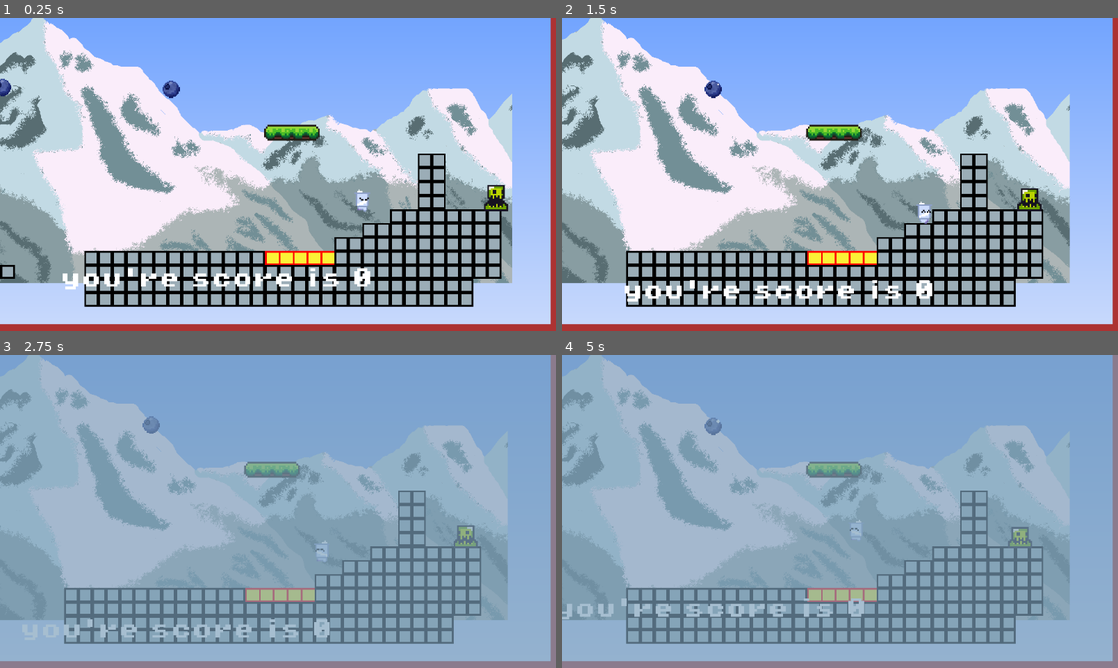
Above: before the commit, frames 1-4 (two rows, left to right).
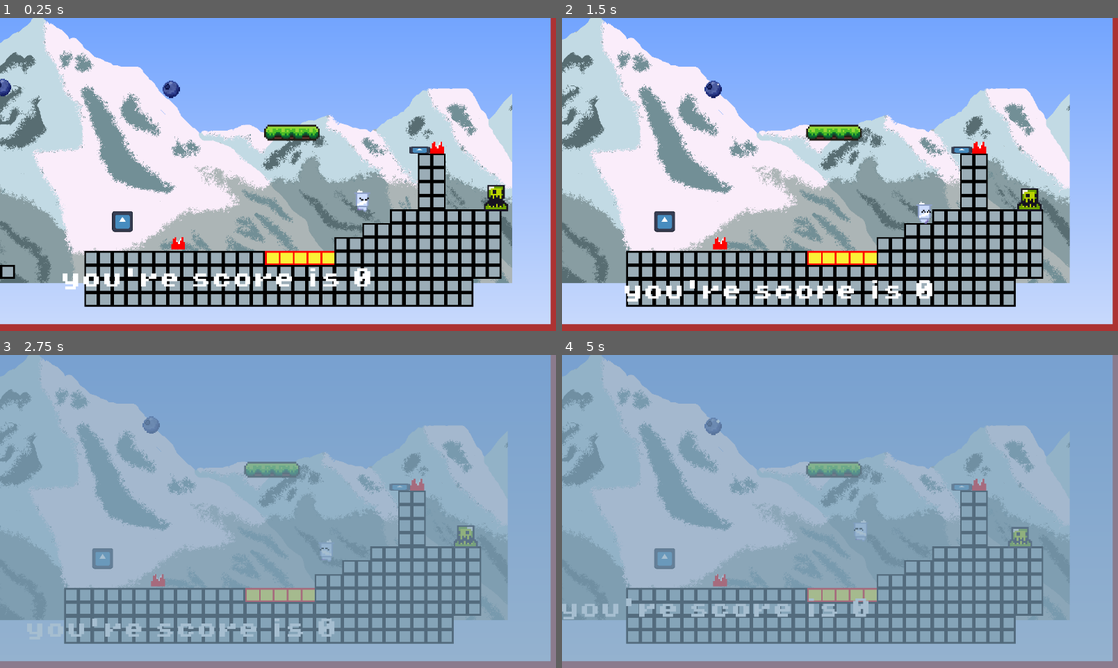
Above: after the commit, the same moments.

Repository: KingKiwiThe3rd/Priff-My-Beloved
Game: Godot game, scene res://scenes/game.tscn
Same seed, same stepped clock (60 frames per second), same inputs: the game is played once before the commit and once after it. The engine's default icon, where the game draws it, is replaced by a stand-in: a white triangle on a blue panel in a dark square.
Inputs:
- Up to frame 1 (0.25 s): no input
- Up to frame 2 (1.5 s): hold Right (Move Right) from 0.53 s (still down); tap Shift (Dash) at 0.6 s; tap Space (Jump) at 0.77 s; tap Down (Fast fall) at 1.35 s
- Up to frame 3 (2.75 s): tap Space (Jump) at 1.52 s; release Right (Move Right) at 2.03 s; hold A (Move Left) from 2.03 s (still down); tap F (time_slow) at 2.1 s
- Up to frame 4 (5 s): release A (Move Left) at 2.78 s; hold Right (Move Right) 2.78-4.28 s; tap Shift (Dash) at 2.85 s; tap Space (Jump) at 3.02, 3.77, 4.52 s; hold Down (Fast fall) 3.53-4.28 s; hold A (Move Left) from 4.28 s (still down); tap F (time_slow) at 4.35 s

The runs differ from the first frame. In frame 1, 0.5% of the frame differs, in the area x 20-80%, y 39-74%; in frame 2, 0.5%; in frame 3, 1.7%; in frame 4, 1.8%, in the area x 0-77%, y 39-85%.

Commit message:
added spikes, springs, and an unfinished signs that ill hopfully finish soon:

Diff:
--- a/project.godot
+++ b/project.godot
@@ -58,9 +58,15 @@
 "events": [Object(InputEventKey,"resource_local_to_scene":false,"resource_name":"","device":-1,"window_id":0,"alt_press …(195 unchanged characters)…
 ]
 }
+Interact={
+"deadzone": 0.2,
+"events": [Object(InputEventKey,"resource_local_to_scene":false,"resource_name":"","device":-1,"window_id":0,"alt_pressed":false,"shift_pressed":false,"ctrl_pressed":false,"meta_pressed":false,"pressed":false,"keycode":0,"physical_keycode":69,"key_label":0,"unicode":101,"location":0,"echo":false,"script":null)
+]
+}
 
 [layer_names]
 
+2d_render/layer_1="Hazard"
 2d_physics/layer_1="Hazard"
 2d_physics/layer_2="Player"
 
--- a/scenes/coin.tscn
+++ b/scenes/coin.tscn
@@ -99,6 +99,7 @@
 radius = 5.0
 
 [node name="coin" type="Area2D"]
+collision_layer = 5
 collision_mask = 2
 script = ExtResource("1_sa8ke")
 
--- a/scenes/game.tscn
+++ b/scenes/game.tscn
@@ -1,28 +1,31 @@
-[gd_scene load_steps=37 format=3 uid="uid://borctkti25q41"]
+[gd_scene load_steps=44 format=3 uid="uid://borctkti25q41"]
 
 [ext_resource type="Script" uid="uid://dy8wxd8afqldj" path="res://scripts/room_1.gd" id="1_264po"]
 [ext_resource type="PackedScene" uid="uid://bowmp2irv84q6" path="res://scenes/priff.tscn" id="1_pqc4m"]
 [ext_resource type="Script" uid="uid://cl888tpmf610n" path="res://scripts/priff.gd" id="2_vn441"]
-[ext_resource type="Texture2D" uid="uid://clpx4sr170olx" path="res://assets/sprites/world_tileset.png" id="3_5h83q"]
-[ext_resource type="Texture2D" uid="uid://cdb2j1r1d1j7h" path="res://assets/sprites/ap6igho8.png" id="3_i75mv"]
+[ext_resource type="Texture2D" uid="uid://bssoykq6ivdx7" path="res://assets/sprites/world_tileset.png" id="3_5h83q"]
+[ext_resource type="Texture2D" uid="uid://b5g67v11hkst5" path="res://assets/sprites/ap6igho8.png" id="3_i75mv"]
 [ext_resource type="Script" uid="uid://dnb3hvg883nlu" path="res://scripts/camera_2d.gd" id="3_kvuet"]
 [ext_resource type="PackedScene" uid="uid://qcob8sd6dwbd" path="res://scenes/gplatform.tscn" id="4_7u5vg"]
 [ext_resource type="PackedScene" uid="uid://8u1td8yku887" path="res://scenes/coin.tscn" id="5_awnxt"]
 [ext_resource type="PackedScene" uid="uid://bl7seeri7bbgm" path="res://scenes/slime.tscn" id="6_cicc7"]
-[ext_resource type="Texture2D" uid="uid://qa15kfelwqs" path="res://assets/sprites/snow_shrubbery.png" id="6_kvuet"]
+[ext_resource type="Texture2D" uid="uid://cp7icgip26ctk" path="res://assets/sprites/snow_shrubbery.png" id="6_kvuet"]
 [ext_resource type="PackedScene" uid="uid://xxt3xkunx0u3" path="res://scenes/kill_zone.tscn" id="6_tg8no"]
-[ext_resource type="Texture2D" uid="uid://bnjrwic8w3h1x" path="res://assets/sprites/4GrapPixels.png" id="8_1kice"]
-[ext_resource type="Texture2D" uid="uid://cdsxhfa4rbjfk" path="res://assets/sprites/templateSpritesheet.png" id="8_37s47"]
-[ext_resource type="Texture2D" uid="uid://cooym0hdly7yn" path="res://assets/sprites/spikesPlaceholder.png" id="9_bt5mj"]
+[ext_resource type="Texture2D" uid="uid://dqlnbwldu7u4e" path="res://assets/sprites/4GrapPixels.png" id="8_1kice"]
+[ext_resource type="Texture2D" uid="uid://cxt54ugxgcpnn" path="res://assets/sprites/templateSpritesheet.png" id="8_37s47"]
+[ext_resource type="Texture2D" uid="uid://dfnxdpwkv5hwn" path="res://assets/sprites/spikesPlaceholder.png" id="9_bt5mj"]
 [ext_resource type="PackedScene" uid="uid://nljcjg4c58wi" path="res://scenes/area_2d.tscn" id="9_l3ayf"]
-[ext_resource type="Script" path="res://scenes/tile_map.gd" id="10_bt5mj"]
-[ext_resource type="FontFile" uid="uid://chkxvd7018x7h" path="res://assets/fonts/PixelOperator8-Bold.ttf" id="11_k52hj"]
+[ext_resource type="Script" uid="uid://gsvxyjvn3u5g" path="res://scripts/tile_map.gd" id="10_bt5mj"]
+[ext_resource type="FontFile" uid="uid://b8i13b3yqmoai" path="res://assets/fonts/PixelOperator8-Bold.ttf" id="11_k52hj"]
 [ext_resource type="PackedScene" uid="uid://yq1qck1v0qgy" path="res://scenes/checkpoint.tscn" id="11_kvpfn"]
 [ext_resource type="Script" uid="uid://c32lh3n1uqtvo" path="res://scripts/parallax_background.gd" id="14_ir15t"]
 [ext_resource type="Script" uid="uid://dnr7prkodw8w0" path="res://scripts/shittyMountains.gd" id="15_ca42v"]
-[ext_resource type="Texture2D" uid="uid://kxwblpsnjxsg" path="res://assets/sprites/simple_sky.png" id="16_ca42v"]
+[ext_resource type="Texture2D" uid="uid://waadrh4afd6n" path="res://assets/sprites/simple_sky.png" id="16_ca42v"]
 [ext_resource type="Script" uid="uid://boy8sa4ofhfdb" path="res://scripts/parallax_layer_2.gd" id="17_ssvqc"]
-[ext_resource type="Texture2D" uid="uid://dvbnrxdbq5ga7" path="res://assets/sprites/snowy_mountains.png" id="18_ssvqc"]
+[ext_resource type="Texture2D" uid="uid://d1qrjb53jq0l6" path="res://assets/sprites/snowy_mountains.png" id="18_ssvqc"]
+[ext_resource type="PackedScene" uid="uid://cfm5ymtjvp8wm" path="res://scenes/spike.tscn" id="24_e1j6l"]
+[ext_resource type="PackedScene" uid="uid://c5t56j1xjtmmd" path="res://scenes/spring.tscn" id="25_pl11u"]
+[ext_resource type="PackedScene" uid="uid://bujkn1p61kjea" path="res://scenes/sign.tscn" id="26_bhx41"]
 
 [sub_resource type="RectangleShape2D" id="RectangleShape2D_1kice"]
 size = Vector2(800, 600)
@@ -352,7 +355,7 @@
 texture = ExtResource("9_bt5mj")
 texture_region_size = Vector2i(8, 8)
 0:0/0 = 0
-0:0/0/physics_layer_0/polygon_0/points = PackedVector2Array(-1.82746, -2.94424, 0.507627, 1.01526, 2.43661, -3.04577, 4, 4, -4, 4)
+0:0/0/physics_layer_0/polygon_0/points = PackedVector2Array(-4, -4, 4, -4, 4, 4, -4, 4)
 
 [sub_resource type="TileSetAtlasSource" id="TileSetAtlasSource_5newe"]
 texture = ExtResource("8_1kice")
@@ -368,8 +371,8 @@
 
 [sub_resource type="TileSet" id="TileSet_em46e"]
 tile_size = Vector2i(8, 8)
-physics_layer_0/collision_layer = 1
-physics_layer_0/collision_mask = 2
+physics_layer_0/collision_layer = 5
+physics_layer_0/collision_mask = 0
 sources/1 = SubResource("TileSetAtlasSource_quh18")
 sources/0 = SubResource("TileSetAtlasSource_5sh4k")
 sources/2 = SubResource("TileSetAtlasSource_trtic")
@@ -435,6 +438,45 @@
 &"movelong": SubResource("Animation_8bdgx")
 }
 
+[sub_resource type="Animation" id="Animation_pl11u"]
+resource_name = "up and down"
+loop_mode = 2
+tracks/0/type = "value"
+tracks/0/imported = false
+tracks/0/enabled = true
+tracks/0/path = NodePath(".:position")
+tracks/0/interp = 1
+tracks/0/loop_wrap = true
+tracks/0/keys = {
+"times": PackedFloat32Array(0, 0.98),
+"transitions": PackedFloat32Array(1, 1),
+"update": 0,
+"values": [Vector2(-333, -16), Vector2(-333, 63)]
+}
+
+[sub_resource type="Animation" id="Animation_bhx41"]
+length = 0.001
+tracks/0/type = "value"
+tracks/0/imported = false
+tracks/0/enabled = true
+tracks/0/path = NodePath(".:position")
+tracks/0/interp = 1
+tracks/0/loop_wrap = true
+tracks/0/keys = {
+"times": PackedFloat32Array(0),
+"transitions": PackedFloat32Array(1),
+"update": 0,
+"values": [Vector2(-333, 63)]
+}
+
+[sub_resource type="AnimationLibrary" id="AnimationLibrary_qnb83"]
+_data = {
+&"RESET": SubResource("Animation_bhx41"),
+&"up and down": SubResource("Animation_pl11u")
+}
+
+[sub_resource type="GDScript" id="GDScript_bhx41"]
+
 [node name="Game" type="Node2D"]
 
 [node name="room1" type="Area2D" parent="."]
@@ -477,14 +519,15 @@
 format = 2
 layer_0/name = "back"
 layer_1/name = "mid"
-layer_1/tile_data = PackedInt32Array(720902, 3, 1, 786438, 5 …(3683 unchanged characters)… 3163, 5, 0, 327627, 5, 0, 327628, 5, 0, 524240, 4, 0, 327629, 4, 0)
-layer_2/name = "fore"
+layer_1/tile_data = PackedInt32Array(720902, 3, 1, 786438, 5 …(3683 unchanged characters)… 3163, 5, 0, 327627, 5, 0, 327628, 5, 0, 983014, 65541, 1, 983013, 65541, 1, 983012, 65541, 1, 983011, 65541, 1, 983010, 65541, 1)
+layer_2/name = "Hazard"
+layer_3/name = "fore"
 script = ExtResource("10_bt5mj")
 
-[node name="KillZone" parent="." instance=ExtResource("6_tg8no")]
+[node name="death zone" parent="." instance=ExtResource("6_tg8no")]
 position = Vector2(168, 233)
 
-[node name="CollisionShape2D" type="CollisionShape2D" parent="KillZone"]
+[node name="CollisionShape2D" type="CollisionShape2D" parent="death zone"]
 shape = SubResource("WorldBoundaryShape2D_nb87n")
 
 [node name="coins" type="Node" parent="."]
@@ -572,6 +615,25 @@
 [node name="gplatform3" parent="platforms" instance=ExtResource("4_7u5vg")]
 position = Vector2(332, -279)
 
+[node name="gplatform4" parent="platforms" instance=ExtResource("4_7u5vg")]
+position = Vector2(-333, 63)
+
+[node name="AnimationPlayer" type="AnimationPlayer" parent="platforms/gplatform4"]
+libraries = {
+&"": SubResource("AnimationLibrary_qnb83")
+}
+autoplay = "up and down"
+
+[node name="gplatform5" parent="platforms" instance=ExtResource("4_7u5vg")]
+position = Vector2(972, -169)
+
+[node name="AnimationPlayer" type="AnimationPlayer" parent="platforms/gplatform5"]
+root_node = NodePath("../../gplatform5")
+libraries = {
+&"": SubResource("AnimationLibrary_4x5fm")
+}
+autoplay = "movelong"
+
 [node name="Checkpoints" type="Node" parent="."]
 
 [node name="Checkpoint" parent="Checkpoints" instance=ExtResource("11_kvpfn")]
@@ -585,15 +647,6 @@
 
 [node name="Checkpoint4" parent="Checkpoints" instance=ExtResource("11_kvpfn")]
 position = Vector2(-878, 22)
-
-[node name="gplatform" parent="." instance=ExtResource("4_7u5vg")]
-position = Vector2(972, -169)
-
-[node name="AnimationPlayer" type="AnimationPlayer" parent="gplatform"]
-libraries = {
-&"": SubResource("AnimationLibrary_4x5fm")
-}
-autoplay = "movelong"
 
 [node name="ExtraDashes" type="Node" parent="."]
 
@@ -653,3 +706,52 @@
 
 [node name="Sprite2D" type="Sprite2D" parent="ParallaxBackground/ParallaxLayer2"]
 texture = ExtResource("18_ssvqc")
+
+[node name="Spikes" type="Node" parent="."]
+
+[node name="Spike" parent="Spikes" instance=ExtResource("24_e1j6l")]
+position = Vector2(-401, 45)
+
+[node name="Spike2" parent="Spikes" instance=ExtResource("24_e1j6l")]
+position = Vector2(-423, 28)
+
+[node name="Spike3" parent="Spikes" instance=ExtResource("24_e1j6l")]
+position = Vector2(-15, 83)
+
+[node name="Spike4" parent="Spikes" instance=ExtResource("24_e1j6l")]
+position = Vector2(134, 28)
+
+[node name="Springs" type="Node" parent="."]
+
+[node name="Spring" parent="Springs" instance=ExtResource("25_pl11u")]
+position = Vector2(124, 30)
+
+[node name="UI" type="CanvasLayer" parent="."]
+
+[node name="PromptLabel" type="Label" parent="UI"]
+visible = false
+z_index = 2
+offset_right = 40.0
+offset_bottom = 23.0
+
+[node name="SignDialog" type="PanelContainer" parent="UI"]
+visible = false
+z_index = 2
+offset_left = -47.0
+offset_top = 11.0
+offset_right = -7.0
+offset_bottom = 69.0
+script = SubResource("GDScript_bhx41")
+
+[node name="VBoxContainer" type="VBoxContainer" parent="UI/SignDialog"]
+layout_mode = 2
+
+[node name="DialogText" type="Label" parent="UI/SignDialog/VBoxContainer"]
+layout_mode = 2
+
+[node name="CloseButton" type="Button" parent="UI/SignDialog/VBoxContainer"]
+layout_mode = 2
+text = "OK"
+
+[node name="Sign" parent="." instance=ExtResource("26_bhx41")]
+position = Vector2(-47, 71)
--- a/scenes/gplatform.tscn
+++ b/scenes/gplatform.tscn
@@ -1,11 +1,14 @@
-[gd_scene load_steps=3 format=3 uid="uid://qcob8sd6dwbd"]
+[gd_scene load_steps=4 format=3 uid="uid://qcob8sd6dwbd"]
 
-[ext_resource type="Texture2D" uid="uid://c0spnwgeuyb6r" path="res://assets/sprites/platforms.png" id="1_vt1tk"]
+[ext_resource type="Texture2D" uid="uid://biwn746b7toud" path="res://assets/sprites/platforms.png" id="1_vt1tk"]
+
+[sub_resource type="GDScript" id="GDScript_28bal"]
 
 [sub_resource type="RectangleShape2D" id="RectangleShape2D_vmlmp"]
 size = Vector2(32, 8)
 
 [node name="gplatform" type="AnimatableBody2D"]
+script = SubResource("GDScript_28bal")
 
 [node name="CollisionShape2D" type="CollisionShape2D" parent="."]
 shape = SubResource("RectangleShape2D_vmlmp")
--- /dev/null
+++ b/scenes/sign.tscn
@@ -0,0 +1,18 @@
+[gd_scene load_steps=4 format=3 uid="uid://bujkn1p61kjea"]
+
+[ext_resource type="Script" uid="uid://cywxovffr0jpk" path="res://scripts/sign.gd" id="1_kd50q"]
+[ext_resource type="Texture2D" uid="uid://clmw1mrxi32f8" path="res://icon.svg" id="1_shbub"]
+
+[sub_resource type="RectangleShape2D" id="RectangleShape2D_kd50q"]
+size = Vector2(21, 16)
+
+[node name="Sign" type="Area2D"]
+script = ExtResource("1_kd50q")
+
+[node name="Sprite2D" type="Sprite2D" parent="."]
+position = Vector2(-2.23517e-07, -1.49012e-07)
+scale = Vector2(0.09375, 0.09375)
+texture = ExtResource("1_shbub")
+
+[node name="CollisionShape2D" type="CollisionShape2D" parent="."]
+shape = SubResource("RectangleShape2D_kd50q")
--- a/scenes/slime.tscn
+++ b/scenes/slime.tscn
@@ -54,7 +54,6 @@
 
 [node name="KillZone" parent="." instance=ExtResource("2_4i345")]
 position = Vector2(0, -5)
-collision_layer = 4
 
 [node name="CollisionShape2D" type="CollisionShape2D" parent="KillZone"]
 position = Vector2(0, 5.5)
--- /dev/null
+++ b/scenes/spike.tscn
@@ -0,0 +1,16 @@
+[gd_scene load_steps=3 format=3 uid="uid://cfm5ymtjvp8wm"]
+
+[ext_resource type="Texture2D" uid="uid://dfnxdpwkv5hwn" path="res://assets/sprites/spikesPlaceholder.png" id="1_7k7bx"]
+[ext_resource type="PackedScene" uid="uid://xxt3xkunx0u3" path="res://scenes/kill_zone.tscn" id="2_tggh8"]
+
+[node name="Spike" type="Polygon2D"]
+polygon = PackedVector2Array(0, 0, 2, -3, 4, 4, -4, 4, -2, -3)
+
+[node name="Sprite2D" type="Sprite2D" parent="."]
+texture = ExtResource("1_7k7bx")
+
+[node name="KillZone" parent="." instance=ExtResource("2_tggh8")]
+position = Vector2(-1, 1)
+
+[node name="CollisionPolygon2D" type="CollisionPolygon2D" parent="KillZone"]
+polygon = PackedVector2Array(-3, 3, 0, -4, 1, 0, 3, -4, 5, -1, 5, 3)
--- /dev/null
+++ b/scenes/spring.tscn
@@ -0,0 +1,24 @@
+[gd_scene load_steps=5 format=3 uid="uid://c5t56j1xjtmmd"]
+
+[ext_resource type="Script" uid="uid://ct17sp8wa7bhs" path="res://scripts/spring.gd" id="1_6vrsj"]
+[ext_resource type="Texture2D" uid="uid://clmw1mrxi32f8" path="res://icon.svg" id="2_f6w1c"]
+
+[sub_resource type="RectangleShape2D" id="RectangleShape2D_gvkgp"]
+size = Vector2(12, 4)
+
+[sub_resource type="GDScript" id="GDScript_iudvb"]
+script/source = "extends CollisionShape2D
+"
+
+[node name="Spring" type="Area2D"]
+collision_layer = 5
+collision_mask = 3
+script = ExtResource("1_6vrsj")
+
+[node name="CollisionShape2D" type="CollisionShape2D" parent="."]
+shape = SubResource("RectangleShape2D_gvkgp")
+script = SubResource("GDScript_iudvb")
+
+[node name="Sprite2D" type="Sprite2D" parent="."]
+scale = Vector2(0.09375, 0.03125)
+texture = ExtResource("2_f6w1c")
--- a/scripts/priff.gd
+++ b/scripts/priff.gd
@@ -3,7 +3,12 @@
 @onready var animated_sprite_2d: AnimatedSprite2D = $AnimatedSprite2D
 @onready var dash_manager = $DashManager
 @onready var TSlow_overlay = get_node("../CanvasLayer/TSlowOverlay")
+@onready var tile_map: TileMap = $"../TileMap"
+const HAZARD_TILE_IDS = [4]  # the Tile ID(s) you marked as “hazard” in your TileSet
 var spawn_point : Vector2
+
+const HAZARD_LAYER_BIT = 1 << 2  # if “Hazard” is layer 2 (zero-based bit 1)
+
 
 var is_preparing_jump = false
 var is_landing = false
@@ -19,7 +24,7 @@
 const GRAVITY = 300.0
 const MAX_FALL_SPEED = 700.0
 
-const MAX_SPEED = 60.0
+const MAX_SPEED = 50.0
 const ACCELERATION = 400.0
 const DECELERATION = 500.0
 const AIR_CONTROL = 200.0
@@ -171,7 +176,7 @@
 			animated_sprite_2d.play("falling")
 
 	move_and_slide()
-	# Ensure pixel-perfect position after movement
+
 
 func set_spawn_point(new_spawn_point: Vector2):
 	print("Priff has gotten the coin")
@@ -186,6 +191,7 @@
 		if area is Area2D and area.has_method("check_player_inside"):
 			area.check_player_inside()
 
+
 func _process(delta):
 	if Input.is_action_just_pressed("time_slow") and not is_slow_motion:
 		start_slow_motion()
--- /dev/null
+++ b/scripts/sign.gd
@@ -0,0 +1,37 @@
+extends Area2D
+
+@export var message : String = "Hello, world!"
+
+var player_near := false
+
+# Cache exactly the nodes you refer to below:
+@onready var prompt      : Label          = get_node("/root/Game/UI/PromptLabel")
+@onready var dialog      : PanelContainer = get_node("/root/Game/UI/SignDialog")
+@onready var dialog_text : Label          = get_node("/root/Game/UI/SignDialog/VBoxContainer/DialogText")
+
+func _ready():
+	connect("body_entered", Callable(self, "_on_body_entered"))
+	connect("body_exited",  Callable(self, "_on_body_exited"))
+	# ensure they start hidden
+	prompt.visible = false
+	dialog.visible = false
+
+func _on_body_entered(body):
+	if body.is_in_group("player"):
+		player_near = true
+		prompt.text    = "Press [E] to read"
+		prompt.visible = true
+
+func _on_body_exited(body):
+	if body.is_in_group("player"):
+		player_near    = false
+		prompt.visible = false
+
+func _process(_delta):
+	if player_near and Input.is_action_just_pressed("interact"):
+		_show_message()
+
+func _show_message():
+	dialog_text.text = message
+	dialog.visible   = true
+	prompt.visible   = false
--- /dev/null
+++ b/scripts/spring.gd
@@ -0,0 +1,17 @@
+extends Area2D
+
+@export var bounce_velocity := -150.0
+
+func _ready():
+	# make sure this Area2D actually sees the player
+	monitoring = true
+	connect("body_entered", Callable(self, "_on_body_entered"))
+
+func _on_body_entered(body: Node):
+	if body is CharacterBody2D:
+		# immediately slam their Y-velocity upward
+		body.velocity.y = bounce_velocity
+		# reset double-jump / dash if you like:
+		body.JUMP_AMOUNT = 2
+		if body.dash_manager:
+			body.dash_manager.reset_dash()
Not shown: 1 places in scenes/area_2d.tscn that only renumber resources
Not shown: 1 places in scenes/coin.tscn that only renumber resources
Not shown: 1 places in scenes/priff.tscn that only renumber resources
Not shown: 1 places in scenes/slime.tscn that only renumber resources
Not shown, added: scripts/sign.gd.uid
Not shown, added: scripts/spring.gd.uid
Renamed: scenes/tile_map.gd -> scripts/tile_map.gd
Renamed: scenes/tile_map.gd.uid -> scripts/tile_map.gd.uid
